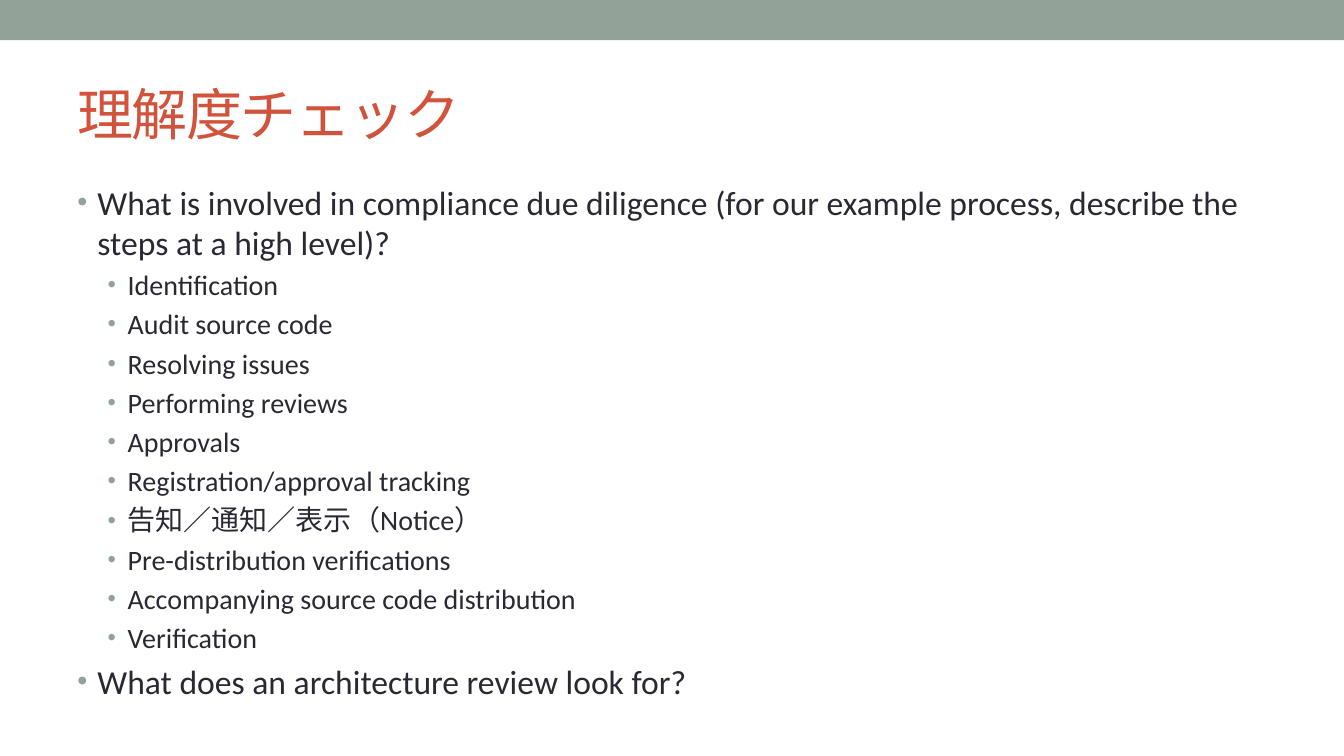
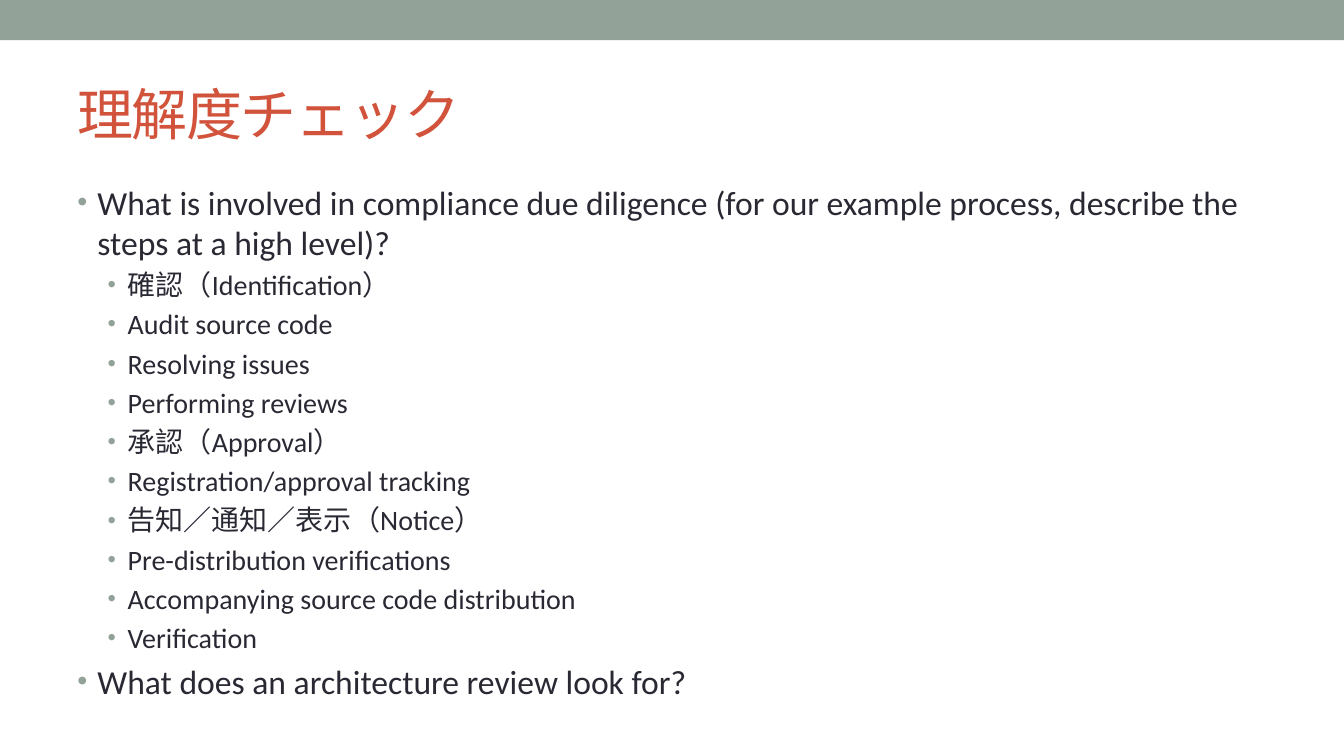
Before and after one commit to OpenChain-Project/Curriculum-Translation-JP, a slide deck: slide 64 of target/openchain-curriculum-release-2.pptx. Drawn at 1344x756 pixels with LibreOffice and Linux fonts; fonts in the diff are those of the drawing; background and template pictures are left out. Boxes give left, top, right and bottom in pixels: in the first picture for what was removed or moved away, otherwise in the second. Text is boxed around its words. In the diff, an @@ line names an element or a change of style, - is before the commit and + after.

Commit message:
52/75 slides done.

```diff
--- a/target/openchain-curriculum-release-2.pptx
+++ b/target/openchain-curriculum-release-2.pptx
@@ text at [128, 271, 391, 298]: text changed @@
-  • Identification
+  • 確認（Identification）
@@ text at [128, 428, 342, 457]: text changed @@
-  • Approvals
+  • 承認（Approval）
```
Also in this commit, not shown: 12 other slides changed, 8 other files.
